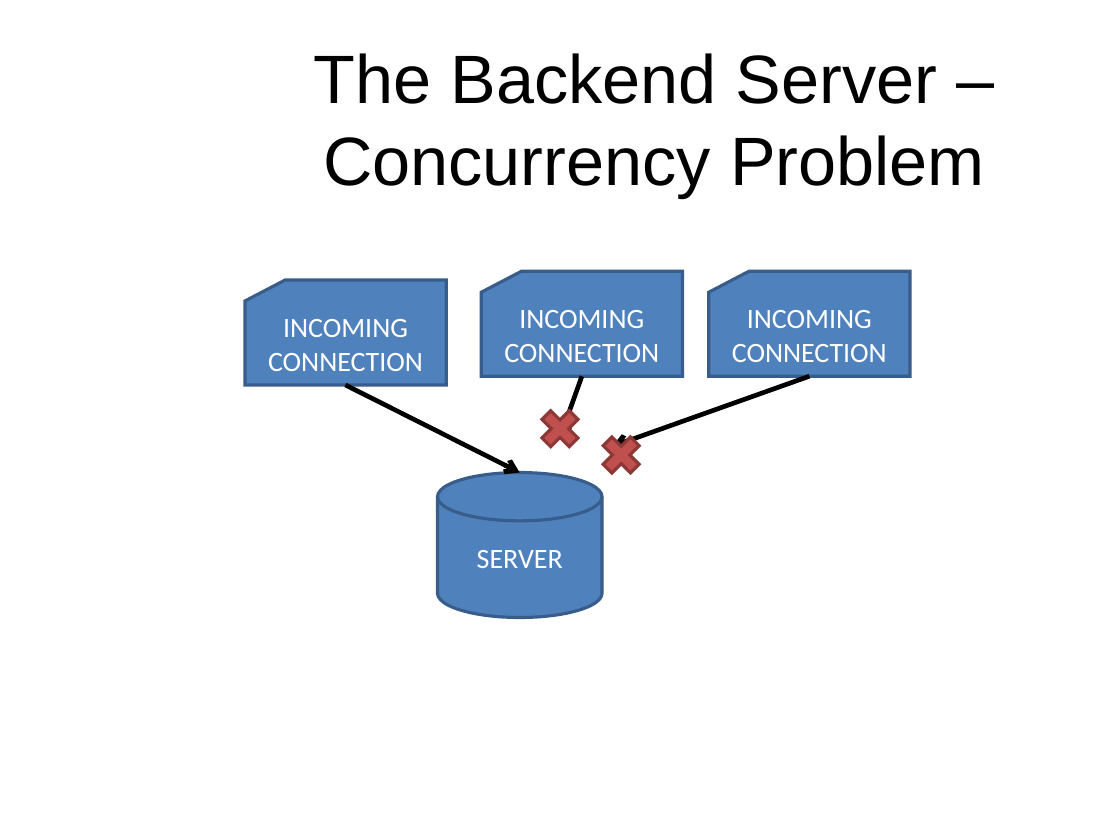
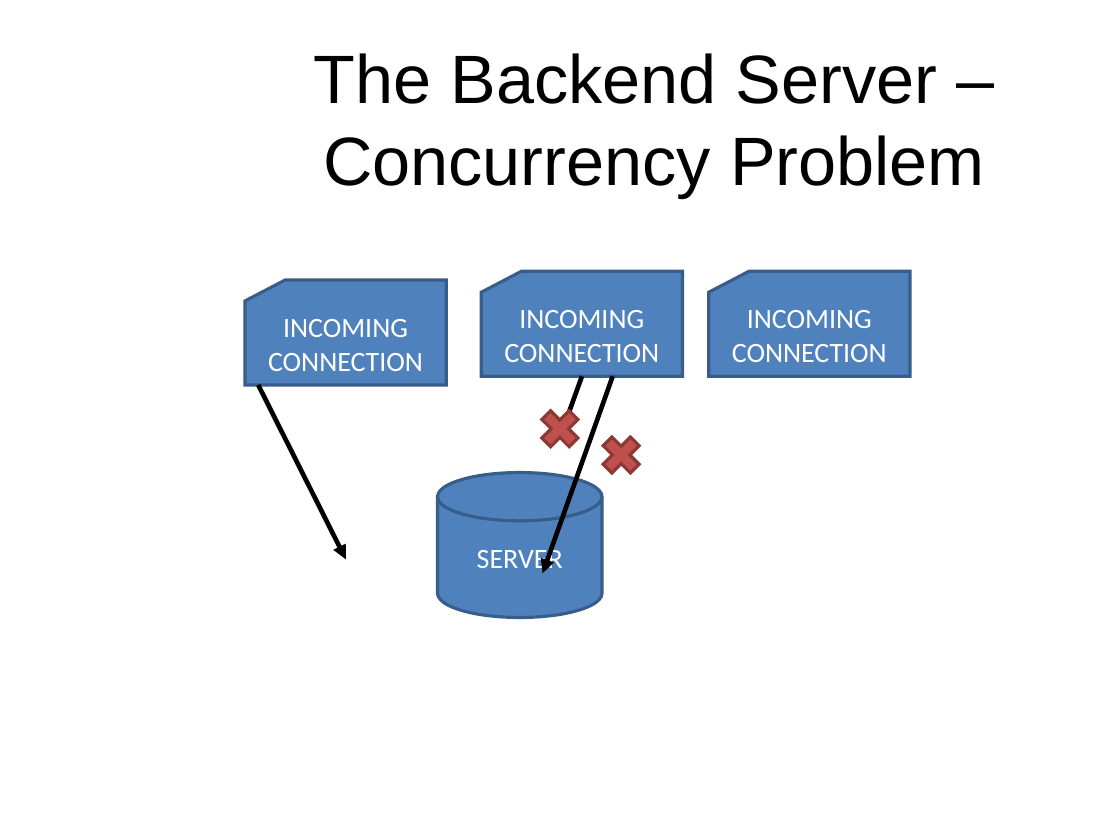
Before and after one commit to master20151121/mmoments, a slide deck: slide 12 of Mobile Musical Moments.ppt. Drawn at 1120x840 pixels with LibreOffice and Linux fonts; fonts in the diff are those of the drawing; background and template pictures are left out. Boxes give left, top, right and bottom in pixels: in the first picture for what was removed or moved away, otherwise in the second. Text is boxed around its words. In the diff, an @@ line names an element or a change of style, - is before the commit and + after.

```diff
--- a/Mobile Musical Moments.ppt
+++ b/Mobile Musical Moments.ppt
@@ arrow added from (259, 385) to (346, 559), #000000 3 pt @@
@@ arrow removed from (345, 385) to (520, 473) @@
@@ arrow added from (613, 376) to (542, 573), #000000 3 pt @@
@@ arrow removed from (810, 376) to (613, 446) @@
```
Also in this commit, not shown: 9 other slides changed, 1 slide added.
